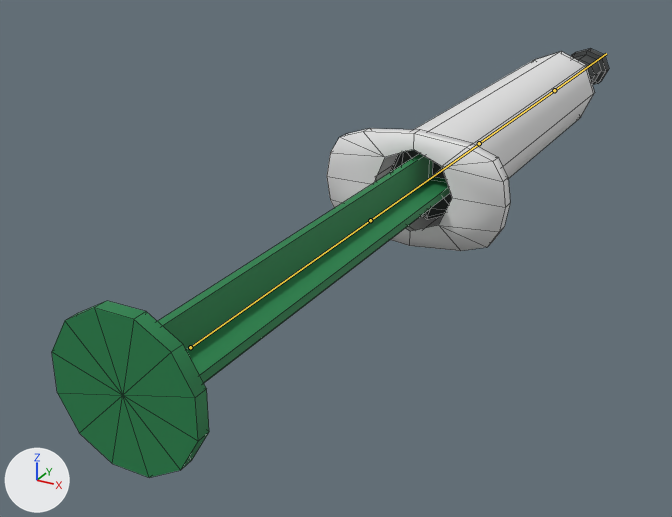
An edit to the FBX model care-up/Assets/_Models/Liquid_Syringe_Rigged.fbx, drawn before and after from the same camera.
The view is the same before and after, from a camera (50 mm lens) standing at (0.074, -0.235, 0.065) and looking at (-0.02, -0.065, -0.021). The axes (+X, +Y, +Z) are drawn at lower left. The lights are the same throughout. The bones that bend it are drawn over the model as lines. Mesh edges are drawn as thin lines.

In view in the first picture: 'Liquid_syringe_Base', 'Liquid_syringe_Cup', 'Liquid_syringe_Plunger'.
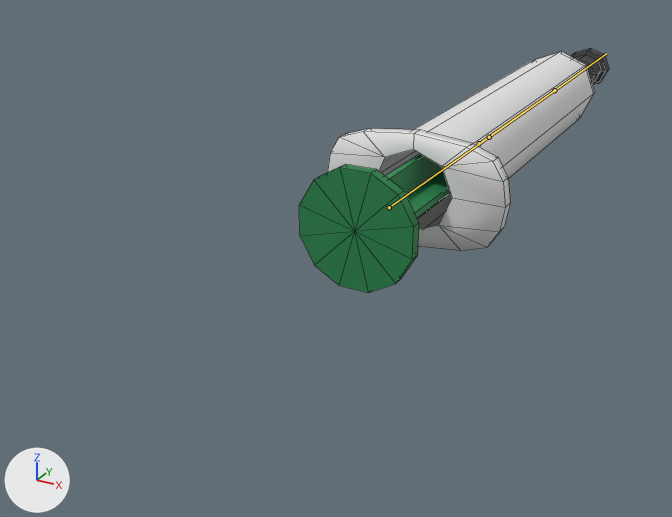
The newer file adds an action. The first version stands in its rest pose; the second is drawn at frame 5843 of the action 'LubSyrArmature|Liquid_Suringe_SQ2_L_Lib'.

What differs and where, as boxes [x1, y1, x2, y2] in the pictures (672 x 517 px):
'Liquid_syringe_Plunger', posed
    before: [52, 150, 452, 477]
    after: [299, 154, 450, 293]
bone 'Bone.001', root to tip
    before: (190, 347) to (370, 220)
    after: (389, 207) to (489, 137)

The change in detail:
Bone 'Bone.001' (bone_bone_001) moves from (0.0, 0.0, 0.0) to (0.0, 0.0645, 0.0).
